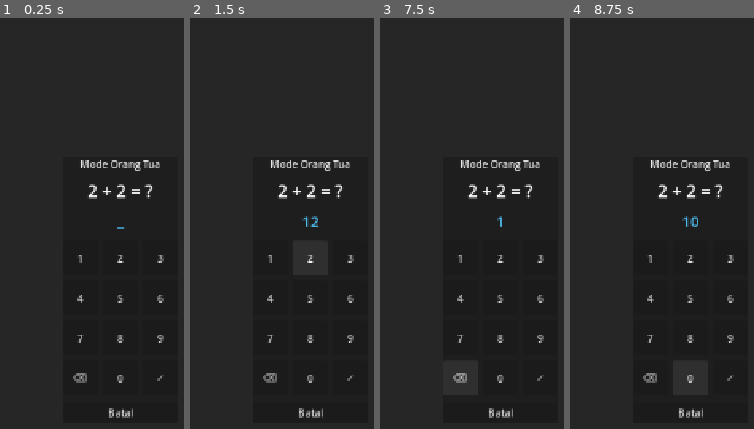
Above: before the commit, frames 1-4 (left to right).
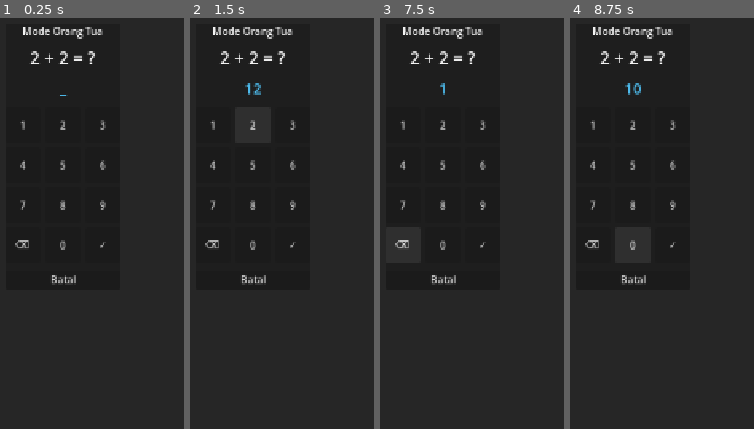
Above: after the commit, the same moments.

Repository: ptnusavisionmedia/game-balita
Game: Godot game, scene res://core/scenes/ParentalGateDialog.tscn
The game is run twice, just before and just after one commit, with the same random seed, the same clock (stepped at 60 frames per second) and the same inputs. This scene is started directly instead of the project's main scene.
Inputs:
- Up to frame 1 (0.25 s): no input
- Up to frame 2 (1.5 s): click "1" at 0.5 s; click "2" at 1.25 s
- Up to frame 3 (7.5 s): click "3" at 2 s; click "4" at 2.75 s; click "5" at 3.5 s; click "6" at 4.25 s; click "7" at 5 s; click "8" at 5.75 s; click "9" at 6.5 s; click "⌫" at 7.25 s
- Up to frame 4 (8.75 s): click "0" at 8 s

The runs differ from the first frame. In frame 1, 3.3% of the frame differs, in the area x 8-90%, y 2-98%; in frame 2, 3.6%; in frame 3, 3.3%; in frame 4, 3.5%.

Commit message:
fix: ParentalGateDialog UI kolaps jadi size (0,0) — ganti ke CenterContainer
Anchor 1-titik (0.5/0.5/0.5/0.5) tanpa offset bikin PanelContainer-nya
kolaps ke size (0,0), semua anak (soal+keypad+tombol) numpuk di 1 titik.
Ganti ke CenterContainer full-rect yang auto-center sesuai minimum size
child-nya.

Co-Authored-By: Claude Sonnet 5 <noreply@anthropic.com>

Diff:
--- a/core/scripts/parental_gate_dialog.gd
+++ b/core/scripts/parental_gate_dialog.gd
@@ -32,12 +32,18 @@
 	backdrop.anchor_bottom = 1.0
 	add_child(backdrop)
 
+	# CenterContainer, bukan PanelContainer dianchor ke 1 titik tengah —
+	# anchor titik (0.5/0.5/0.5/0.5) tanpa offset bikin rect-nya kolaps ke
+	# size (0,0), jadi semua isi (soal+keypad) numpuk/ke-collapse ("ancur").
+	# CenterContainer full-rect otomatis center-kan child sesuai minimum
+	# size-nya, tanpa perlu hitung offset manual. Lihat Decisions Log 2026-11-20.
+	var center := CenterContainer.new()
+	center.anchor_right = 1.0
+	center.anchor_bottom = 1.0
+	add_child(center)
+
 	var card := PanelContainer.new()
-	card.anchor_left = 0.5
-	card.anchor_top = 0.5
-	card.anchor_right = 0.5
-	card.anchor_bottom = 0.5
-	add_child(card)
+	center.add_child(card)
 
 	var vbox := VBoxContainer.new()
 	vbox.add_theme_constant_override("separation", 12)
Not shown, changed: obsidian-vault/Decisions Log.md
